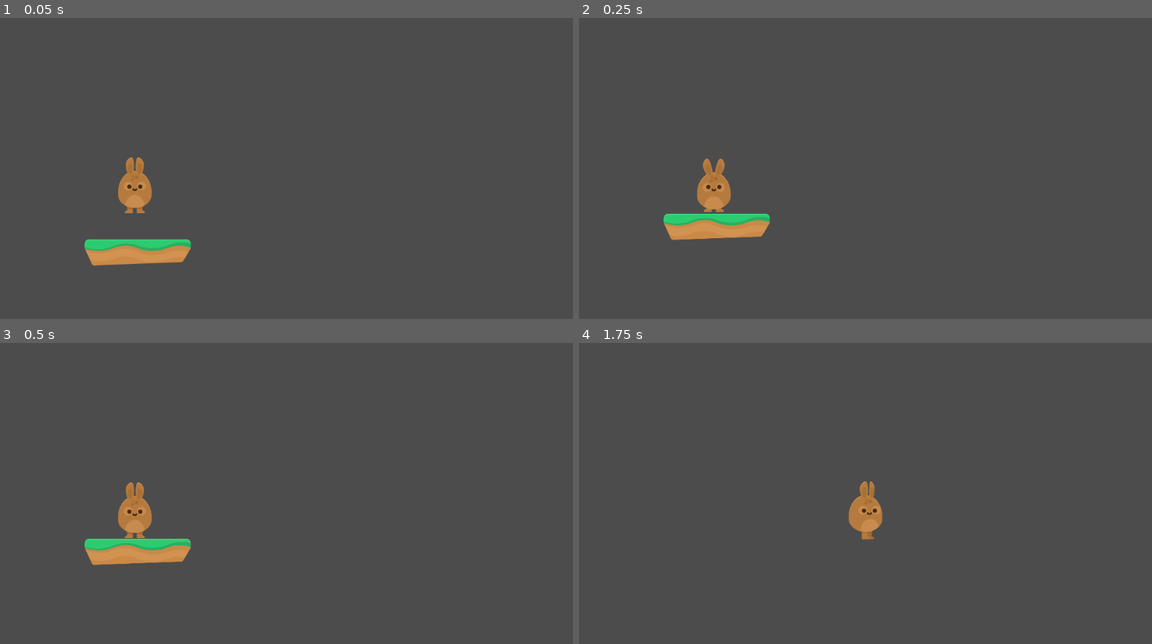
Above: before the commit, frames 1-4 (two rows, left to right).
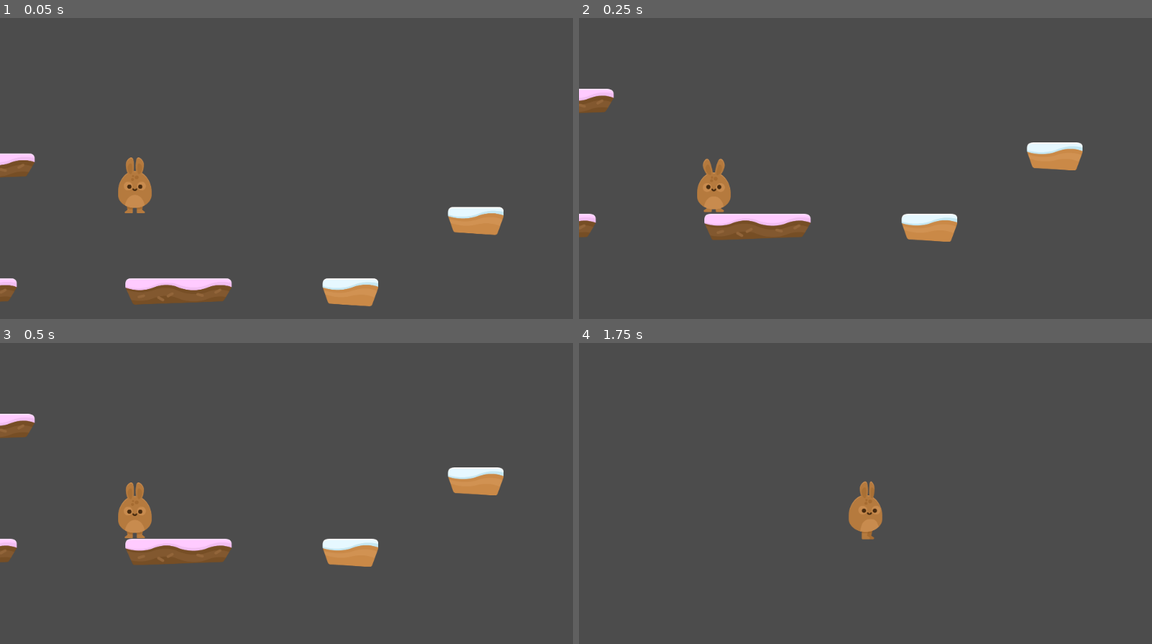
Above: after the commit, the same moments.

Repository: kidoncio/HoppyDays
Game: Godot game, scene res://Scenes/Levels/Level1.tscn
The game is run twice, just before and just after one commit, with the same random seed, the same clock (stepped at 60 frames per second) and the same inputs.
Inputs:
- Up to frame 1 (0.05 s): no input
- Up to frame 2 (0.25 s): no input
- Up to frame 3 (0.5 s): no input
- Up to frame 4 (1.75 s): hold D (right) from 0.53 s (still down); tap W (jump) at 0.77, 1.52 s

The runs differ from the first frame. In frame 1, 5.2% of the frame differs, in the area x 0-88%, y 44-96%; in frame 2, 4.4%; in frame 3, 4.4%; in frame 4, nothing differs.

Commit message:
Add Tileset

Diff:
--- a/Scenes/Levels/Level1.tscn
+++ b/Scenes/Levels/Level1.tscn
@@ -1,24 +1,14 @@
-[gd_scene load_steps=4 format=2]
+[gd_scene load_steps=3 format=2]
 
 [ext_resource path="res://Player/Player.tscn" type="PackedScene" id=1]
-[ext_resource path="res://GFX/Environment/ground_grass.png" type="Texture" id=2]
-
-[sub_resource type="RectangleShape2D" id=1]
-extents = Vector2( 182.965, 45.4043 )
+[ext_resource path="res://Scenes/Levels/Tileset.tres" type="TileSet" id=2]
 
 [node name="Level1" type="Node2D"]
 
 [node name="Player" parent="." instance=ExtResource( 1 )]
 
-[node name="StaticBody2D" type="StaticBody2D" parent="."]
-position = Vector2( 492.323, 546.343 )
-__meta__ = {
-"_edit_group_": true
-}
-
-[node name="Sprite" type="Sprite" parent="StaticBody2D"]
-texture = ExtResource( 2 )
-
-[node name="CollisionShape2D" type="CollisionShape2D" parent="StaticBody2D"]
-visible = false
-shape = SubResource( 1 )
+[node name="TileMap" type="TileMap" parent="."]
+tile_set = ExtResource( 2 )
+collision_layer = 2
+format = 1
+tile_data = PoolIntArray( 48, 1, 0, 131142, 1, 0, 262140, 0, 0, 393241, 7, 0, 393256, 1, 0, 458830, 1, 0, 524341, 0, 0, 524352, 1, 0, 524375, 7, 0, 720891, 0, 0, 655367, 0, 0, 655378, 7, 0, 720928, 0, 0, 786530, 7, 0, 983131, 7, 0, 1179657, 2, 0, 1179731, 7, 0, 1376304, 2, 0, 1441817, 4, 0, 1441865, 6, 0, 1507365, 2, 0, 1507389, 2, 0, 1703951, 4, 0 )
--- /dev/null
+++ b/Scenes/Levels/PlatformTiles.tscn
@@ -0,0 +1,121 @@
+[gd_scene load_steps=9 format=2]
+
+[ext_resource path="res://GFX/Environment/ground_cake.png" type="Texture" id=1]
+[ext_resource path="res://GFX/Environment/ground_cake_small.png" type="Texture" id=2]
+[ext_resource path="res://GFX/Environment/ground_grass.png" type="Texture" id=3]
+[ext_resource path="res://GFX/Environment/ground_grass_small.png" type="Texture" id=4]
+[ext_resource path="res://GFX/Environment/ground_sand.png" type="Texture" id=5]
+[ext_resource path="res://GFX/Environment/ground_sand_small.png" type="Texture" id=6]
+[ext_resource path="res://GFX/Environment/ground_snow.png" type="Texture" id=7]
+[ext_resource path="res://GFX/Environment/ground_snow_small.png" type="Texture" id=8]
+
+[node name="PlatformTiles" type="Node2D"]
+
+[node name="ground_cake" type="Sprite" parent="."]
+editor/display_folded = true
+position = Vector2( 260.281, 459.788 )
+texture = ExtResource( 1 )
+__meta__ = {
+"_edit_group_": true
+}
+
+[node name="StaticBody2D" type="StaticBody2D" parent="ground_cake"]
+
+[node name="CollisionPolygon2D" type="CollisionPolygon2D" parent="ground_cake/StaticBody2D"]
+visible = false
+polygon = PoolVector2Array( -176.616, -46.7575, 174.389, -46.7575, 180.2, -44.8204, 188.142, -38.0405, 190.467, -20.4127, 190.661, -13.6328, 162.379, 32.6642, 157.149, 36.151, -159.182, 46.9989, -164.025, 42.5435, -189.401, -13.6328, -190.564, -19.2504, -189.401, -35.1348, -185.914, -42.1084 )
+
+[node name="ground_cake_small" type="Sprite" parent="."]
+editor/display_folded = true
+position = Vector2( 623.691, 462.243 )
+texture = ExtResource( 2 )
+__meta__ = {
+"_edit_group_": true
+}
+
+[node name="StaticBody2D" type="StaticBody2D" parent="ground_cake_small"]
+editor/display_folded = true
+
+[node name="CollisionPolygon2D" type="CollisionPolygon2D" parent="ground_cake_small/StaticBody2D"]
+polygon = PoolVector2Array( -99.1776, -16.8417, -81.5773, 34.0276, -76.4259, 40.2522, 69.0991, 49.4816, 75.9676, 48.1938, 100.436, -15.9832, 100.436, -36.1592, 97.0022, -43.8862, 90.563, -48.6083, 83.0507, -50.3254, -85.4408, -49.6815, -92.9531, -46.4619, -98.3191, -40.452, -99.6069, -29.9347 )
+
+[node name="ground_grass" type="Sprite" parent="."]
+editor/display_folded = true
+position = Vector2( 206.26, 339.469 )
+texture = ExtResource( 3 )
+__meta__ = {
+"_edit_group_": true
+}
+
+[node name="StaticBody2D" type="StaticBody2D" parent="ground_grass"]
+
+[node name="CollisionPolygon2D" type="CollisionPolygon2D" parent="ground_grass/StaticBody2D"]
+visible = false
+polygon = PoolVector2Array( -176.616, -46.7575, 174.389, -46.7575, 180.2, -44.8204, 188.142, -38.0405, 190.467, -20.4127, 190.661, -13.6328, 162.379, 32.6642, 157.149, 36.151, -159.182, 46.9989, -164.025, 42.5435, -189.401, -13.6328, -190.564, -19.2504, -189.401, -35.1348, -185.914, -42.1084 )
+
+[node name="ground_grass_small" type="Sprite" parent="."]
+editor/display_folded = true
+position = Vector2( 626.146, 334.559 )
+texture = ExtResource( 4 )
+__meta__ = {
+"_edit_group_": true
+}
+
+[node name="StaticBody2D" type="StaticBody2D" parent="ground_grass_small"]
+
+[node name="CollisionPolygon2D" type="CollisionPolygon2D" parent="ground_grass_small/StaticBody2D"]
+polygon = PoolVector2Array( -99.1776, -16.8417, -81.5773, 34.0276, -76.4259, 40.2522, 69.0991, 49.4816, 75.9676, 48.1938, 100.436, -15.9832, 100.436, -36.1592, 97.0022, -43.8862, 90.563, -48.6083, 83.0507, -50.3254, -85.4408, -49.6815, -92.9531, -46.4619, -98.3191, -40.452, -99.6069, -29.9347 )
+
+[node name="ground_sand" type="Sprite" parent="."]
+editor/display_folded = true
+position = Vector2( 256.597, 192.141 )
+texture = ExtResource( 5 )
+__meta__ = {
+"_edit_group_": true
+}
+
+[node name="StaticBody2D" type="StaticBody2D" parent="ground_sand"]
+
+[node name="CollisionPolygon2D" type="CollisionPolygon2D" parent="ground_sand/StaticBody2D"]
+visible = false
+polygon = PoolVector2Array( -176.616, -46.7575, 174.389, -46.7575, 180.2, -44.8204, 188.142, -38.0405, 190.467, -20.4127, 190.661, -13.6328, 162.379, 32.6642, 157.149, 36.151, -159.182, 46.9989, -164.025, 42.5435, -189.401, -13.6328, -190.564, -19.2504, -189.401, -35.1348, -185.914, -42.1084 )
+
+[node name="ground_sand_small" type="Sprite" parent="."]
+editor/display_folded = true
+position = Vector2( 627.374, 184.775 )
+texture = ExtResource( 6 )
+__meta__ = {
+"_edit_group_": true
+}
+
+[node name="StaticBody2D" type="StaticBody2D" parent="ground_sand_small"]
+
+[node name="CollisionPolygon2D" type="CollisionPolygon2D" parent="ground_sand_small/StaticBody2D"]
+polygon = PoolVector2Array( -99.1776, -16.8417, -81.5773, 34.0276, -76.4259, 40.2522, 69.0991, 49.4816, 75.9676, 48.1938, 100.436, -15.9832, 100.436, -36.1592, 97.0022, -43.8862, 90.563, -48.6083, 83.0507, -50.3254, -85.4408, -49.6815, -92.9531, -46.4619, -98.3191, -40.452, -99.6069, -29.9347 )
+
+[node name="ground_snow" type="Sprite" parent="."]
+editor/display_folded = true
+position = Vector2( 235.726, 58.3175 )
+texture = ExtResource( 7 )
+__meta__ = {
+"_edit_group_": true
+}
+
+[node name="StaticBody2D" type="StaticBody2D" parent="ground_snow"]
+
+[node name="CollisionPolygon2D" type="CollisionPolygon2D" parent="ground_snow/StaticBody2D"]
+visible = false
+polygon = PoolVector2Array( -176.616, -46.7575, 174.389, -46.7575, 180.2, -44.8204, 188.142, -38.0405, 190.467, -20.4127, 190.661, -13.6328, 162.379, 32.6642, 157.149, 36.151, -159.182, 46.9989, -164.025, 42.5435, -189.401, -13.6328, -190.564, -19.2504, -189.401, -35.1348, -185.914, -42.1084 )
+
+[node name="ground_snow_small" type="Sprite" parent="."]
+editor/display_folded = true
+position = Vector2( 615.097, 54.6343 )
+texture = ExtResource( 8 )
+__meta__ = {
+"_edit_group_": true
+}
+
+[node name="StaticBody2D" type="StaticBody2D" parent="ground_snow_small"]
+
+[node name="CollisionPolygon2D" type="CollisionPolygon2D" parent="ground_snow_small/StaticBody2D"]
+polygon = PoolVector2Array( -99.1776, -16.8417, -81.5773, 34.0276, -76.4259, 40.2522, 69.0991, 49.4816, 75.9676, 48.1938, 100.436, -15.9832, 100.436, -36.1592, 97.0022, -43.8862, 90.563, -48.6083, 83.0507, -50.3254, -85.4408, -49.6815, -92.9531, -46.4619, -98.3191, -40.452, -99.6069, -29.9347 )
--- /dev/null
+++ b/Scenes/Levels/Tileset.tres
@@ -0,0 +1,164 @@
+[gd_resource type="TileSet" load_steps=17 format=2]
+
+[ext_resource path="res://GFX/Environment/ground_cake.png" type="Texture" id=1]
+[ext_resource path="res://GFX/Environment/ground_cake_small.png" type="Texture" id=2]
+[ext_resource path="res://GFX/Environment/ground_grass.png" type="Texture" id=3]
+[ext_resource path="res://GFX/Environment/ground_grass_small.png" type="Texture" id=4]
+[ext_resource path="res://GFX/Environment/ground_sand.png" type="Texture" id=5]
+[ext_resource path="res://GFX/Environment/ground_sand_small.png" type="Texture" id=6]
+[ext_resource path="res://GFX/Environment/ground_snow.png" type="Texture" id=7]
+[ext_resource path="res://GFX/Environment/ground_snow_small.png" type="Texture" id=8]
+
+[sub_resource type="ConvexPolygonShape2D" id=1]
+points = PoolVector2Array( -176.616, -46.7575, 174.389, -46.7575, 180.2, -44.8204, 188.142, -38.0405, 190.467, -20.4127, 190.661, -13.6328, 162.379, 32.6642, 157.149, 36.151, -159.182, 46.9989, -164.025, 42.5435, -189.401, -13.6328, -190.564, -19.2504, -189.401, -35.1348, -185.914, -42.1084 )
+
+[sub_resource type="ConvexPolygonShape2D" id=2]
+points = PoolVector2Array( -99.6069, -29.9347, -98.3191, -40.452, -92.9531, -46.4619, -85.4408, -49.6815, 83.0507, -50.3254, 90.563, -48.6083, 97.0022, -43.8862, 100.436, -36.1592, 100.436, -15.9832, 75.9676, 48.1938, 69.0991, 49.4816, -76.4259, 40.2522, -81.5773, 34.0276, -99.1776, -16.8417 )
+
+[sub_resource type="ConvexPolygonShape2D" id=3]
+points = PoolVector2Array( -176.616, -46.7575, 174.389, -46.7575, 180.2, -44.8204, 188.142, -38.0405, 190.467, -20.4127, 190.661, -13.6328, 162.379, 32.6642, 157.149, 36.151, -159.182, 46.9989, -164.025, 42.5435, -189.401, -13.6328, -190.564, -19.2504, -189.401, -35.1348, -185.914, -42.1084 )
+
+[sub_resource type="ConvexPolygonShape2D" id=4]
+points = PoolVector2Array( -99.6069, -29.9347, -98.3191, -40.452, -92.9531, -46.4619, -85.4408, -49.6815, 83.0507, -50.3254, 90.563, -48.6083, 97.0022, -43.8862, 100.436, -36.1592, 100.436, -15.9832, 75.9676, 48.1938, 69.0991, 49.4816, -76.4259, 40.2522, -81.5773, 34.0276, -99.1776, -16.8417 )
+
+[sub_resource type="ConvexPolygonShape2D" id=5]
+points = PoolVector2Array( -176.616, -46.7575, 174.389, -46.7575, 180.2, -44.8204, 188.142, -38.0405, 190.467, -20.4127, 190.661, -13.6328, 162.379, 32.6642, 157.149, 36.151, -159.182, 46.9989, -164.025, 42.5435, -189.401, -13.6328, -190.564, -19.2504, -189.401, -35.1348, -185.914, -42.1084 )
+
+[sub_resource type="ConvexPolygonShape2D" id=6]
+points = PoolVector2Array( -99.6069, -29.9347, -98.3191, -40.452, -92.9531, -46.4619, -85.4408, -49.6815, 83.0507, -50.3254, 90.563, -48.6083, 97.0022, -43.8862, 100.436, -36.1592, 100.436, -15.9832, 75.9676, 48.1938, 69.0991, 49.4816, -76.4259, 40.2522, -81.5773, 34.0276, -99.1776, -16.8417 )
+
+[sub_resource type="ConvexPolygonShape2D" id=7]
+points = PoolVector2Array( -176.616, -46.7575, 174.389, -46.7575, 180.2, -44.8204, 188.142, -38.0405, 190.467, -20.4127, 190.661, -13.6328, 162.379, 32.6642, 157.149, 36.151, -159.182, 46.9989, -164.025, 42.5435, -189.401, -13.6328, -190.564, -19.2504, -189.401, -35.1348, -185.914, -42.1084 )
+
+[sub_resource type="ConvexPolygonShape2D" id=8]
+points = PoolVector2Array( -99.6069, -29.9347, -98.3191, -40.452, -92.9531, -46.4619, -85.4408, -49.6815, 83.0507, -50.3254, 90.563, -48.6083, 97.0022, -43.8862, 100.436, -36.1592, 100.436, -15.9832, 75.9676, 48.1938, 69.0991, 49.4816, -76.4259, 40.2522, -81.5773, 34.0276, -99.1776, -16.8417 )
+
+[resource]
+0/name = "ground_cake"
+0/texture = ExtResource( 1 )
+0/tex_offset = Vector2( 0, 0 )
+0/modulate = Color( 1, 1, 1, 1 )
+0/region = Rect2( 0, 0, 380, 94 )
+0/tile_mode = 0
+0/occluder_offset = Vector2( 190, 47 )
+0/navigation_offset = Vector2( 190, 47 )
+0/shapes = [ {
+"autotile_coord": Vector2( 0, 0 ),
+"one_way": false,
+"one_way_margin": 1.0,
+"shape": SubResource( 1 ),
+"shape_transform": Transform2D( 1, 0, 0, 1, 190, 47 )
+} ]
+0/z_index = 0
+1/name = "ground_cake_small"
+1/texture = ExtResource( 2 )
+1/tex_offset = Vector2( 0, 0 )
+1/modulate = Color( 1, 1, 1, 1 )
+1/region = Rect2( 0, 0, 201, 100 )
+1/tile_mode = 0
+1/occluder_offset = Vector2( 100.5, 50 )
+1/navigation_offset = Vector2( 100.5, 50 )
+1/shapes = [ {
+"autotile_coord": Vector2( 0, 0 ),
+"one_way": false,
+"one_way_margin": 1.0,
+"shape": SubResource( 2 ),
+"shape_transform": Transform2D( 1, 0, 0, 1, 100.5, 50 )
+} ]
+1/z_index = 0
+2/name = "ground_grass"
+2/texture = ExtResource( 3 )
+2/tex_offset = Vector2( 0, 0 )
+2/modulate = Color( 1, 1, 1, 1 )
+2/region = Rect2( 0, 0, 380, 94 )
+2/tile_mode = 0
+2/occluder_offset = Vector2( 190, 47 )
+2/navigation_offset = Vector2( 190, 47 )
+2/shapes = [ {
+"autotile_coord": Vector2( 0, 0 ),
+"one_way": false,
+"one_way_margin": 1.0,
+"shape": SubResource( 3 ),
+"shape_transform": Transform2D( 1, 0, 0, 1, 190, 47 )
+} ]
+2/z_index = 0
+3/name = "ground_grass_small"
+3/texture = ExtResource( 4 )
+3/tex_offset = Vector2( 0, 0 )
+3/modulate = Color( 1, 1, 1, 1 )
+3/region = Rect2( 0, 0, 201, 100 )
+3/tile_mode = 0
+3/occluder_offset = Vector2( 100.5, 50 )
+3/navigation_offset = Vector2( 100.5, 50 )
+3/shapes = [ {
+"autotile_coord": Vector2( 0, 0 ),
+"one_way": false,
+"one_way_margin": 1.0,
+"shape": SubResource( 4 ),
+"shape_transform": Transform2D( 1, 0, 0, 1, 100.5, 50 )
+} ]
+3/z_index = 0
+4/name = "ground_sand"
+4/texture = ExtResource( 5 )
+4/tex_offset = Vector2( 0, 0 )
+4/modulate = Color( 1, 1, 1, 1 )
+4/region = Rect2( 0, 0, 380, 94 )
+4/tile_mode = 0
+4/occluder_offset = Vector2( 190, 47 )
+4/navigation_offset = Vector2( 190, 47 )
+4/shapes = [ {
+"autotile_coord": Vector2( 0, 0 ),
+"one_way": false,
+"one_way_margin": 1.0,
+"shape": SubResource( 5 ),
+"shape_transform": Transform2D( 1, 0, 0, 1, 190, 47 )
+} ]
+4/z_index = 0
+5/name = "ground_sand_small"
+5/texture = ExtResource( 6 )
+5/tex_offset = Vector2( 0, 0 )
+5/modulate = Color( 1, 1, 1, 1 )
+5/region = Rect2( 0, 0, 201, 100 )
+5/tile_mode = 0
+5/occluder_offset = Vector2( 100.5, 50 )
+5/navigation_offset = Vector2( 100.5, 50 )
+5/shapes = [ {
+"autotile_coord": Vector2( 0, 0 ),
+"one_way": false,
+"one_way_margin": 1.0,
+"shape": SubResource( 6 ),
+"shape_transform": Transform2D( 1, 0, 0, 1, 100.5, 50 )
+} ]
+5/z_index = 0
+6/name = "ground_snow"
+6/texture = ExtResource( 7 )
+6/tex_offset = Vector2( 0, 0 )
+6/modulate = Color( 1, 1, 1, 1 )
+6/region = Rect2( 0, 0, 380, 94 )
+6/tile_mode = 0
+6/occluder_offset = Vector2( 190, 47 )
+6/navigation_offset = Vector2( 190, 47 )
+6/shapes = [ {
+"autotile_coord": Vector2( 0, 0 ),
+"one_way": false,
+"one_way_margin": 1.0,
+"shape": SubResource( 7 ),
+"shape_transform": Transform2D( 1, 0, 0, 1, 190, 47 )
+} ]
+6/z_index = 0
+7/name = "ground_snow_small"
+7/texture = ExtResource( 8 )
+7/tex_offset = Vector2( 0, 0 )
+7/modulate = Color( 1, 1, 1, 1 )
+7/region = Rect2( 0, 0, 201, 100 )
+7/tile_mode = 0
+7/occluder_offset = Vector2( 100.5, 50 )
+7/navigation_offset = Vector2( 100.5, 50 )
+7/shapes = [ {
+"autotile_coord": Vector2( 0, 0 ),
+"one_way": false,
+"one_way_margin": 1.0,
+"shape": SubResource( 8 ),
+"shape_transform": Transform2D( 1, 0, 0, 1, 100.5, 50 )
+} ]
+7/z_index = 0
--- a/project.godot
+++ b/project.godot
@@ -38,6 +38,11 @@
  ]
 }
 
+[layer_names]
+
+2d_physics/layer_1="Player"
+2d_physics/layer_2="Terrain"
+
 [rendering]
 
 environment/default_environment="res://default_env.tres"
